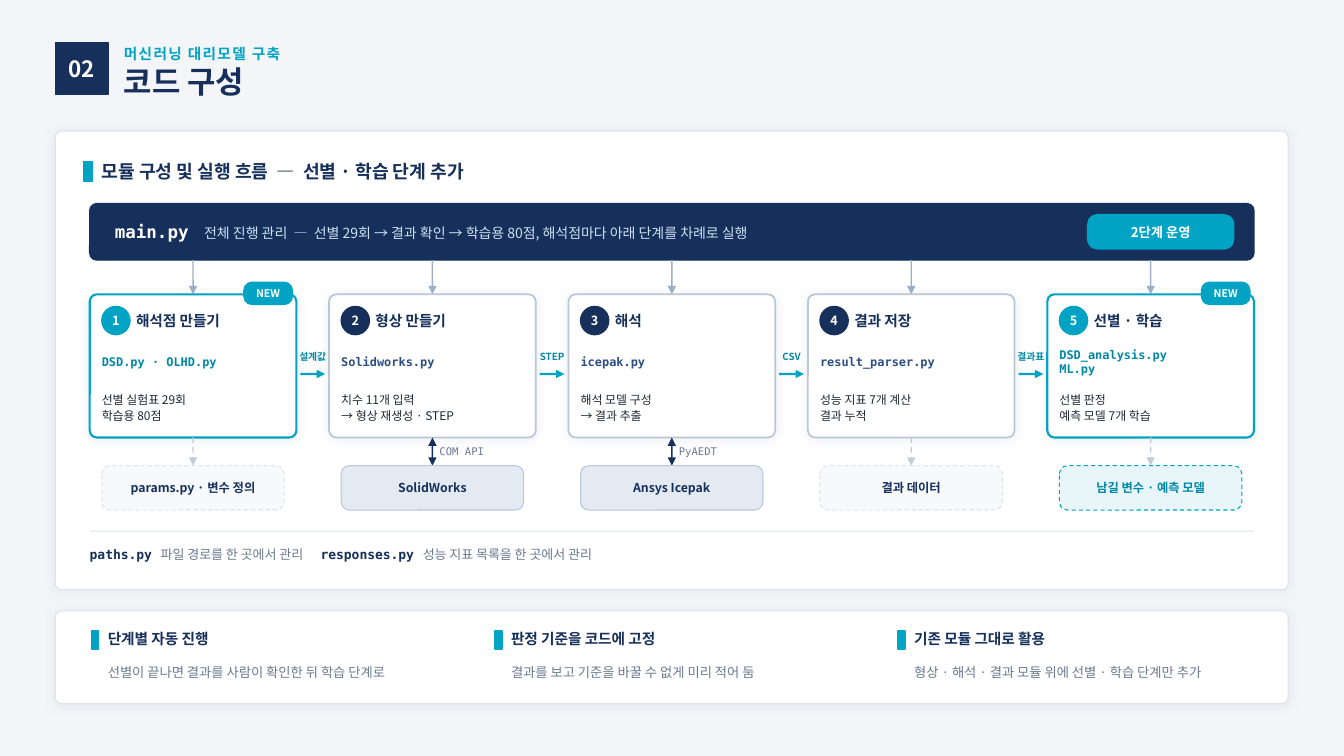
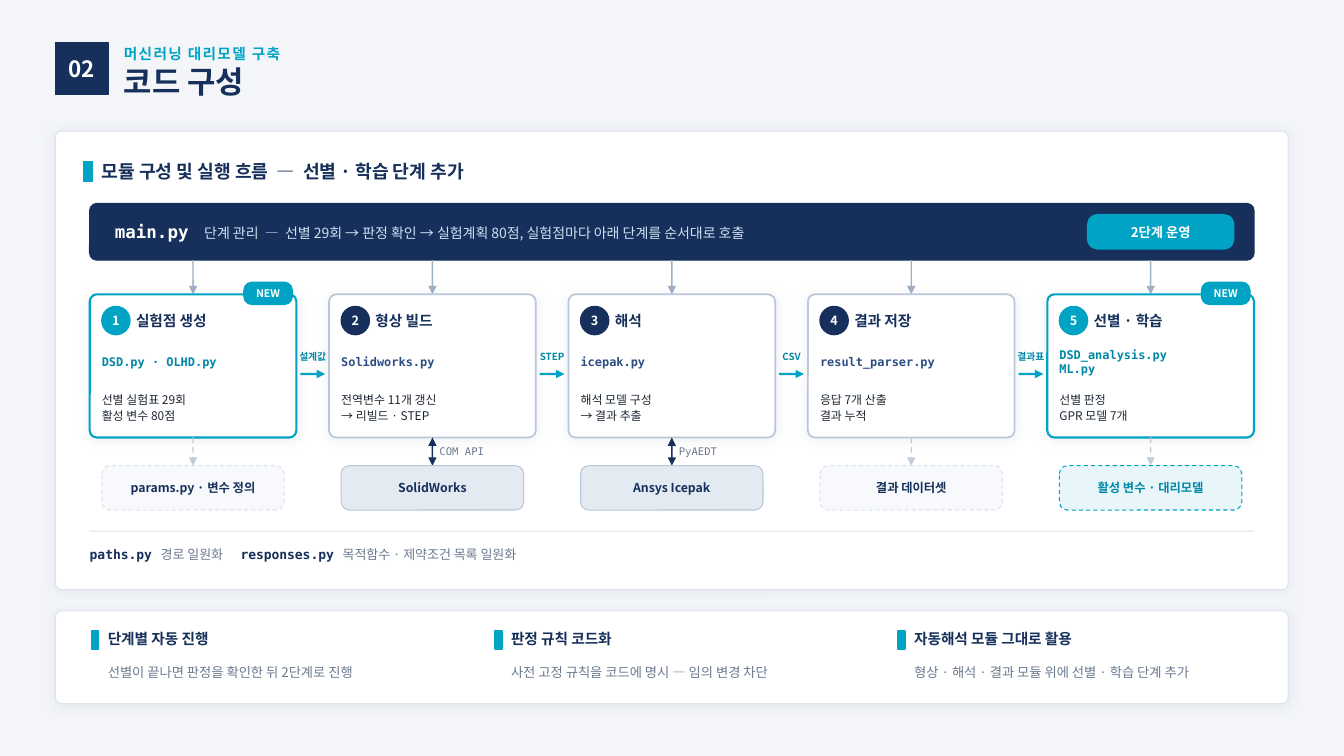
Before and after one commit to yjs9716/dddd, a slide deck: slide 9 of 2개월차_변수선별_및_대리모델구축.pptx. Drawn at 1344x756 pixels with LibreOffice and Linux fonts; fonts in the diff are those of the drawing. Boxes give left, top, right and bottom in pixels: in the first picture for what was removed or moved away, otherwise in the second. Text is boxed around its words. In the diff, an @@ line names an element or a change of style, - is before the commit and + after.

```diff
--- a/2개월차_변수선별_및_대리모델구축.pptx
+++ b/2개월차_변수선별_및_대리모델구축.pptx
@@ text at box(115, 225, 745, 242): text changed @@
-main.py 전체 진행 관리 — 선별 29회 → 결과 확인 → 학습용 80점, 해석점마다 아래 단계를 차례로 실행
+main.py 단계 관리 — 선별 29회 → 판정 확인 → 실험계획 80점, 실험점마다 아래 단계를 순서대로 호출
@@ text at box(136, 313, 207, 328): text changed @@
-해석점 만들기
+실험점 생성
@@ text at box(375, 313, 433, 328): text changed @@
-형상 만들기
+형상 빌드
@@ text at box(102, 410, 175, 421): text changed @@
-학습용 80점
+활성 변수 80점
@@ text at box(341, 394, 437, 421): text changed @@
-치수 11개 입력
-→ 형상 재생성 · STEP
+전역변수 11개 갱신
+→ 리빌드 · STEP
@@ text at box(820, 394, 887, 405): text changed @@
-성능 지표 7개 계산
+응답 7개 산출
@@ text at box(1059, 410, 1128, 421): text changed @@
-예측 모델 7개 학습
+GPR 모델 7개
@@ text at box(876, 481, 946, 493): text changed @@
-결과 데이터
+결과 데이터셋
@@ text at box(1098, 481, 1203, 493): text changed @@
-남길 변수 · 예측 모델
+활성 변수 · 대리모델
@@ text at box(90, 548, 517, 562): text changed; font Noto Sans CJK KR to DejaVu Sans Mono; text colour #6B7A8F to #16305B; bold on @@
-paths.py 파일 경로를 한 곳에서 관리 responses.py 성능 지표 목록을 한 곳에서 관리
+paths.py 경로 일원화 responses.py 목적함수 · 제약조건 목록 일원화
@@ text at box(511, 631, 611, 646): text changed @@
-판정 기준을 코드에 고정
+판정 규칙 코드화
@@ text at box(914, 631, 1072, 646): text changed @@
-기존 모듈 그대로 활용
+자동해석 모듈 그대로 활용
@@ text at box(108, 666, 352, 678): text changed @@
-선별이 끝나면 결과를 사람이 확인한 뒤 학습 단계로
+선별이 끝나면 판정을 확인한 뒤 2단계로 진행
@@ text at box(511, 666, 767, 678): text changed @@
-결과를 보고 기준을 바꿀 수 없게 미리 적어 둠
+사전 고정 규칙을 코드에 명시 — 임의 변경 차단
@@ text at box(914, 666, 1189, 678): text changed @@
-형상 · 해석 · 결과 모듈 위에 선별 · 학습 단계만 추가
+형상 · 해석 · 결과 모듈 위에 선별 · 학습 단계 추가
```
Also in this commit, not shown: 10 other slides changed, 2 other files.
